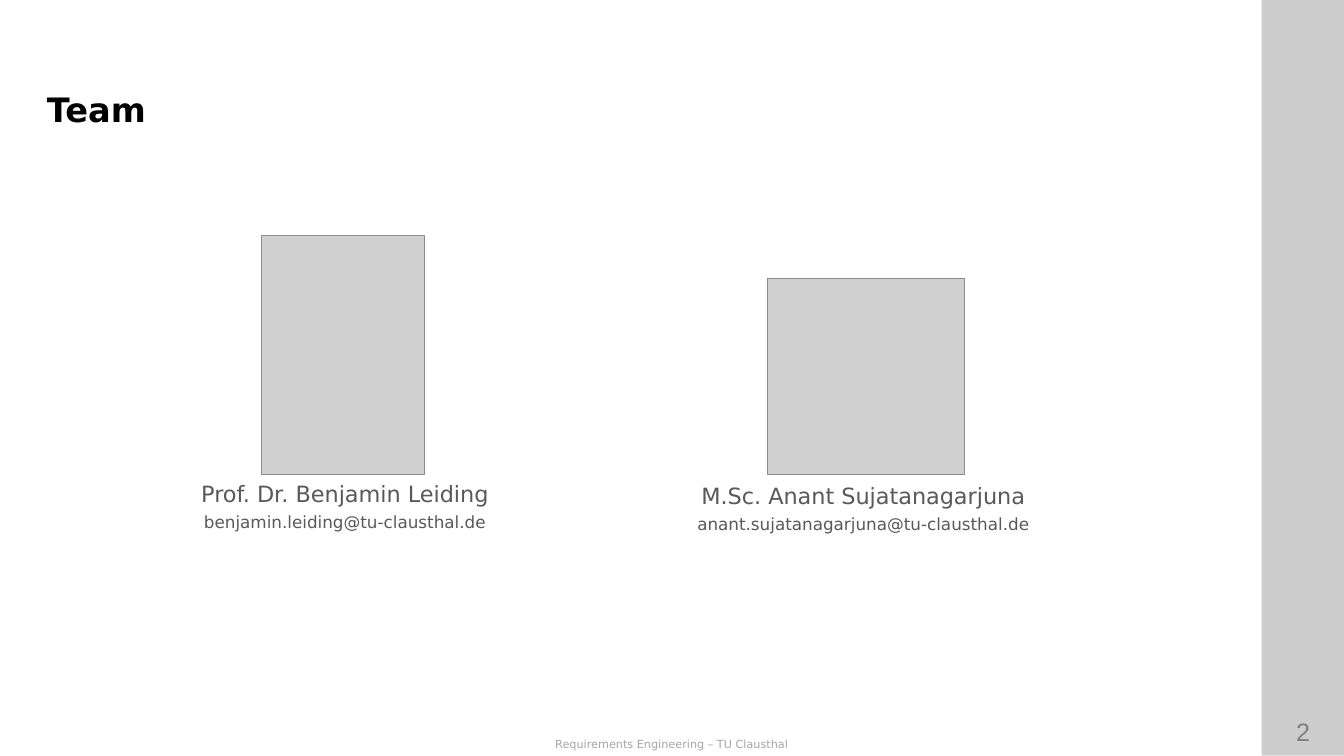
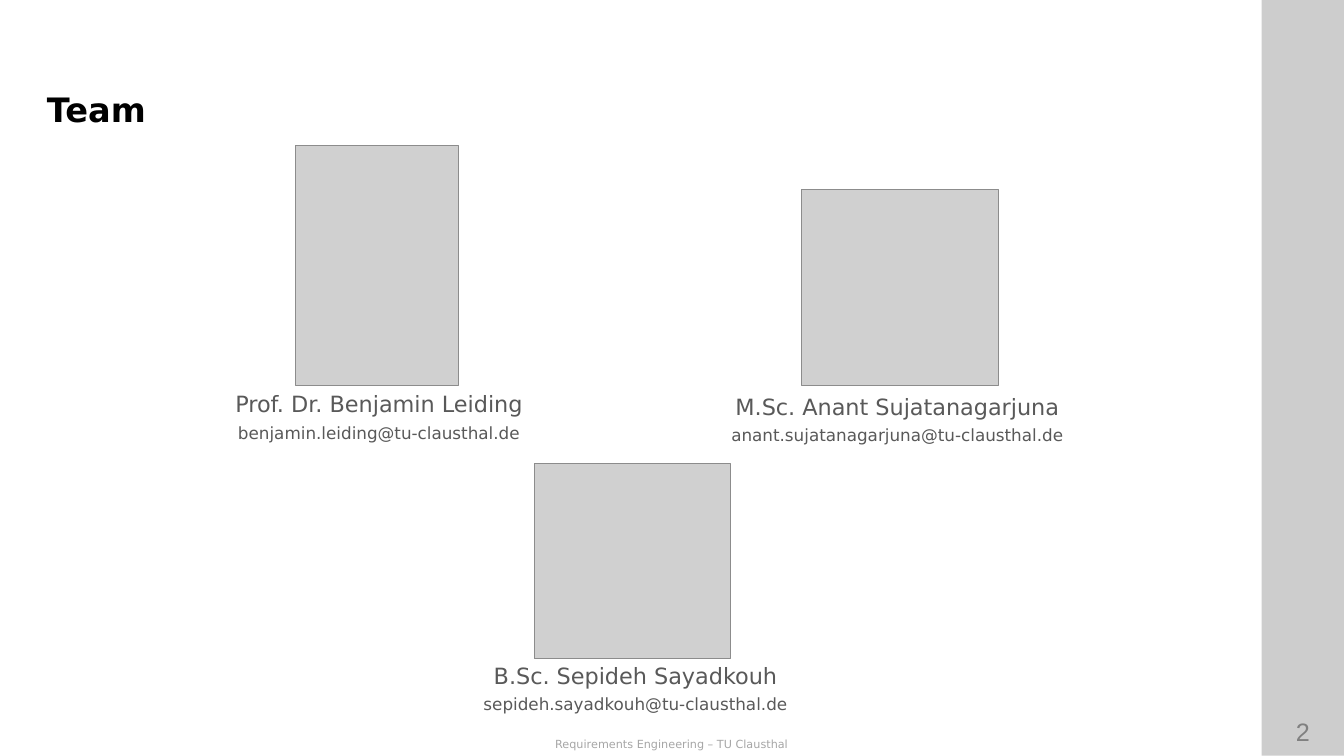
Before and after one commit to ETCE-LAB/teaching-material, a slide deck: slide 2 of Requirements-Engineering/RE-L00-Organization.pptx. Drawn at 1344x756 pixels with LibreOffice and Linux fonts; fonts in the diff are those of the drawing; grey boxes stand for pictures; background and template pictures are left out. Boxes give left, top, right and bottom in pixels: in the first picture for what was removed or moved away, otherwise in the second. Text is boxed around its words. In the diff, an @@ line names an element or a change of style, - is before the commit and + after.

```diff
--- a/Requirements-Engineering/RE-L00-Organization.pptx
+++ b/Requirements-Engineering/RE-L00-Organization.pptx
@@ 2 pictures, 2 texts: place and size @@
-2 pictures, 2 texts at [201, 235, 1029, 534]
+2 pictures, 2 texts at [235, 146, 1063, 445]
@@ picture added at [534, 464, 731, 659] @@
@@ text added at [483, 667, 787, 714], 12 pt, text #595959 @@
+B.Sc. Sepideh Sayadkouh
+sepideh.sayadkouh@tu-clausthal.de
```
Also in this commit, not shown: 10 other slides changed, 5 slides added, 3 slides removed, 46 other files.
